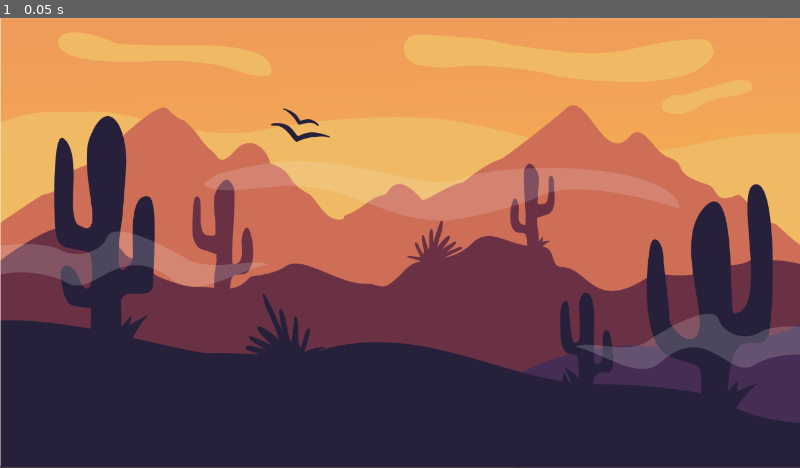
Above: before the commit, frame 1.
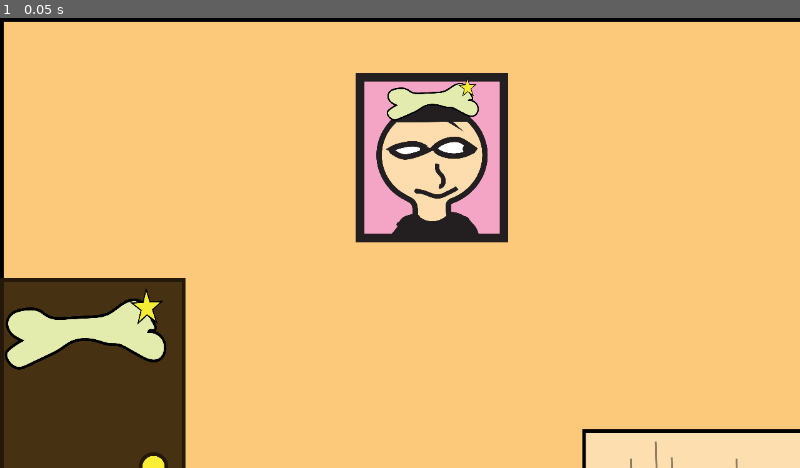
Above: after the commit, the same moment.

Repository: waterbird0/Art386_Project3
Game: Godot game, scene res://scenes/BackgroundTemp.tscn
Same seed, same stepped clock (60 frames per second), same inputs: the game is played once before the commit and once after it. This scene is started directly instead of the project's main scene.
Inputs:
- Up to frame 1 (0.05 s): no input

The runs differ from the first frame. In frame 1, 90% of the frame differs, in the area x 0-100%, y 0-100%.

Commit message:
Hopefully this works
pls work

Diff:
--- a/Counter.tscn
+++ b/Counter.tscn
@@ -1,10 +1,9 @@
 [gd_scene format=3 uid="uid://dyhs8bjurrcsd"]
 
 [ext_resource type="Script" uid="uid://bwkown4d1rfyq" path="res://Scripts/detectCustomer.gd" id="1_jw0do"]
-[ext_resource type="Texture2D" uid="uid://igpkl3bwd2ml" path="res://icon.svg" id="2_3jo6w"]
 
 [sub_resource type="RectangleShape2D" id="RectangleShape2D_5a7xg"]
-size = Vector2(342, 174)
+size = Vector2(146, 174)
 
 [node name="Node2D" type="Node2D" unique_id=1670913522]
 
@@ -12,13 +11,12 @@
 script = ExtResource("1_jw0do")
 
 [node name="CollisionShape2D" type="CollisionShape2D" parent="Area2D" unique_id=1352937087]
-position = Vector2(78, -2)
+position = Vector2(176, -2)
 shape = SubResource("RectangleShape2D_5a7xg")
 
 [node name="Sprite2D" type="Sprite2D" parent="." unique_id=758881223]
 z_index = -3
 position = Vector2(77, 1)
-scale = Vector2(3.0078125, 1)
-texture = ExtResource("2_3jo6w")
+scale = Vector2(2, 2)
 
 [connection signal="body_entered" from="Area2D" to="Area2D" method="_on_body_entered"]
--- a/Money.tscn
+++ b/Money.tscn
@@ -1,7 +1,7 @@
 [gd_scene format=3 uid="uid://rwgd7dm2nwix"]
 
 [ext_resource type="Script" uid="uid://dknwycdommyqv" path="res://Scripts/money_label.gd" id="1_81rn2"]
-[ext_resource type="Texture2D" uid="uid://c4pvu5absh77c" path="res://COIN.png" id="1_v6pdl"]
+[ext_resource type="Texture2D" uid="uid://c4pvu5absh77c" path="res://assets/COIN.png" id="1_v6pdl"]
 
 [node name="Money" type="Control" unique_id=796147337]
 layout_mode = 3
--- a/Scripts/GameManager.gd
+++ b/Scripts/GameManager.gd
@@ -5,7 +5,7 @@
 
 func add_money(amount: int):
 	money += amount
-	print("Money:", money)
+	print("$", money)
 
 
 
--- a/Scripts/detectCustomer.gd
+++ b/Scripts/detectCustomer.gd
@@ -1,6 +1,35 @@
 extends Area2D
+@onready var inventory = get_tree().get_first_node_in_group("inventory")
+@onready var inventory_ui = get_tree().get_first_node_in_group("inventory_ui")
+var have_bought = false
+func _on_body_entered(body):
+		if body.is_in_group("customer"):
+			var will_buy = randi_range(0,7)
 
-func _on_body_entered(body):
-	if body.is_in_group("customer"):
-		GameManager.add_money(10)
-		print(GameManager.money)
+
+			if will_buy == 0:
+				inventory.remove_item("Throwing Rock", "Rock", "this is rock", 10, 1)
+				have_bought=true
+				_on_body_entered(body)
+				have_bought=true
+			elif will_buy == 1:
+				inventory.remove_item("Shiny Rock", "Rock", "this is rock", 10, 1)
+				have_bought=true
+				_on_body_entered(body)
+				have_bought=true
+			elif will_buy == 2:
+				inventory.remove_item("Cool Rock", "Rock", "this is rock", 10, 1)
+				have_bought=true
+				_on_body_entered(body)
+				have_bought=true
+			elif will_buy == 3:
+				inventory.remove_item("Berry", "Rock", "this is berry", 10, 1)
+				have_bought=true
+				_on_body_entered(body)
+
+			elif will_buy >= 4 && have_bought == true:
+				print("I'm Done")
+				return
+			elif will_buy >= 4:
+				print("Customer: I'm not buying anything!")
+			return
--- a/Scripts/spawn_customer.gd
+++ b/Scripts/spawn_customer.gd
@@ -1,19 +1,26 @@
 extends Node2D
 
-@onready var customer_scene = preload("res://customer.tscn")
+@onready var customer_scene = preload("res://scenes/customer.tscn")
 @onready var customer_container = get_parent().get_node("Customer Temp") # a Node2D to hold all customers
+var customer_count = randi() % 10 + 10
+var customers_today = 0
 func _ready() -> void:
 	$Timer.one_shot = true
 	start_timer_random()
 
 func start_timer_random():
-	$Timer.wait_time = randf_range(3, 6)
+	$Timer.wait_time = randf_range(5, 10)
 	$Timer.start()
 
 func _on_timer_timeout() -> void:
-	var cus = customer_scene.instantiate()
-	cus.position = position
-	customer_container.add_child(cus)
-	cus.get_node("AnimationPlayer").play("progress")
-
-	start_timer_random()
+	print("Customers coming today: " + str(customer_count))
+	print("Customers that have come today: " + str(customers_today))
+	if customers_today < customer_count:
+		var cus = customer_scene.instantiate()
+		cus.position = position
+		customer_container.add_child(cus)
+		cus.get_node("AnimationPlayer").play("progress")
+		customers_today += 1
+		start_timer_random()
+	else:
+		$Timer.stop()
--- a/scenes/BackgroundTemp.tscn
+++ b/scenes/BackgroundTemp.tscn
@@ -1,6 +1,6 @@
 [gd_scene format=3 uid="uid://dh6wrwnnf8ywe"]
 
-[ext_resource type="Texture2D" uid="uid://c18p6oivp15e5" path="res://assets/CozyDesert/CozyDesert.png" id="1_vmwkq"]
+[ext_resource type="Texture2D" uid="uid://867e7qm340gd" path="res://art/BACKGROUND.png" id="1_ywdfb"]
 
 [node name="Node2D" type="Node2D" unique_id=1608760585]
 
@@ -11,6 +11,6 @@
 
 [node name="CozyDesert" type="Sprite2D" parent="." unique_id=268962338]
 z_index = -3684
-scale = Vector2(0.6704841, 0.66604996)
-texture = ExtResource("1_vmwkq")
+scale = Vector2(0.23560926, 0.23464426)
+texture = ExtResource("1_ywdfb")
 centered = false
--- a/scenes/customer.tscn
+++ b/scenes/customer.tscn
@@ -1,12 +1,12 @@
 [gd_scene format=3 uid="uid://c0nex2jes41uy"]
 
-[ext_resource type="Texture2D" uid="uid://ddtnuop4l3hvt" path="res://assets/blue-square-image-3.png" id="2_f7asb"]
+[ext_resource type="Texture2D" uid="uid://bv4xy1ieagiuj" path="res://art/Characters/JohnnyJungle.png" id="1_ktfjk"]
 
 [sub_resource type="Curve2D" id="Curve2D_7tiyv"]
 _data = {
-"points": PackedVector2Array(0, 0, 0, 0, -339, 7, 0, 0, 0, 0, 408, 11, 0, 0, 0, 0, 655, 251, 0, 0, 0, 0, 284, 447, 0, 0, 0, 0, -174, 430, 0, 0, 0, 0, -339, 7)
+"points": PackedVector2Array(0, 0, 0, 0, -339, 7, 0, 0, 0, 0, -339, 7, 0, 0, 0, 0, 494, 4, 0, 0, 0, 0, 804, 810)
 }
-point_count = 6
+point_count = 4
 
 [sub_resource type="RectangleShape2D" id="RectangleShape2D_r8ta2"]
 size = Vector2(172, 171)
@@ -36,10 +36,10 @@
 tracks/0/interp = 1
 tracks/0/loop_wrap = true
 tracks/0/keys = {
-"times": PackedFloat32Array(0, 10),
-"transitions": PackedFloat32Array(1, 1),
+"times": PackedFloat32Array(0, 2, 4.07, 10),
+"transitions": PackedFloat32Array(1, 1, 1, 1),
 "update": 0,
-"values": [0.0, 2423.356]
+"values": [0.0, 691.6258, 691.63, 2423.356]
 }
 
 [sub_resource type="Animation" id="Animation_f7asb"]
@@ -69,16 +69,16 @@
 curve = SubResource("Curve2D_7tiyv")
 
 [node name="PathFollow2D" type="PathFollow2D" parent="Path2D" unique_id=66498758]
-position = Vector2(-339, 7)
-rotation = 0.0053547015
+position = Vector2(-339.14935, 7.000538)
 loop = false
 
 [node name="customer" type="CharacterBody2D" parent="Path2D/PathFollow2D" unique_id=897534651 groups=["customer"]]
 
 [node name="Sprite2D" type="Sprite2D" parent="Path2D/PathFollow2D/customer" unique_id=1259587455]
-texture = ExtResource("2_f7asb")
+scale = Vector2(0.15, 0.15)
+texture = ExtResource("1_ktfjk")
 region_enabled = true
-region_rect = Rect2(1120, 1288, 184, 184)
+region_rect = Rect2(0, 0, 1992, 3280)
 
 [node name="CollisionShape2D" type="CollisionShape2D" parent="Path2D/PathFollow2D/customer" unique_id=1559145805]
 position = Vector2(-1, -3.5)
--- /dev/null
+++ b/scenes/inventory_ui.tscn
@@ -0,0 +1,71 @@
+[gd_scene format=3 uid="uid://c6xfk1fin4nnf"]
+
+[ext_resource type="Script" uid="uid://qjsgpawvyh2t" path="res://inventory_ui.gd" id="1_tahbm"]
+[ext_resource type="Texture2D" uid="uid://dtd47wthwolj0" path="res://art/Items/throwingrock.png" id="2_ylkvr"]
+[ext_resource type="Texture2D" uid="uid://dp1q3bf0t4nwi" path="res://art/Items/shinyrock.png" id="3_mdwe3"]
+[ext_resource type="Texture2D" uid="uid://dyu1l3er1iq4n" path="res://art/Items/coolrock.png" id="4_iradw"]
+[ext_resource type="Texture2D" uid="uid://b7otmp3fklyne" path="res://art/Items/SharpBoneSpriteSheet.png" id="5_eifbp"]
+[ext_resource type="Texture2D" uid="uid://dh8uy60tobcma" path="res://art/Items/RegularBoneSpriteSheet.png" id="6_2lmnb"]
+[ext_resource type="Texture2D" uid="uid://4hdgsb7xdo00" path="res://art/Items/mushroom (1).png" id="7_eicjl"]
+[ext_resource type="Texture2D" uid="uid://bw18nn4cc6vng" path="res://art/Items/log.png" id="8_uwj4j"]
+[ext_resource type="Texture2D" uid="uid://dyqnyo4tbw4cd" path="res://art/Items/Berry1.png" id="9_1dxi5"]
+
+[node name="InventoryUI" type="CanvasLayer" unique_id=1340166223]
+script = ExtResource("1_tahbm")
+
+[node name="Panel" type="Panel" parent="." unique_id=230521673]
+offset_left = 50.0
+offset_top = 50.0
+offset_right = 350.0
+offset_bottom = 350.0
+
+[node name="Label" type="Label" parent="Panel" unique_id=990326810]
+layout_mode = 0
+offset_left = 20.0
+offset_top = 20.0
+offset_right = 60.0
+offset_bottom = 43.0
+
+[node name="Throwing Rock" type="Sprite2D" parent="Panel/Label" unique_id=625671222]
+position = Vector2(250, 65)
+scale = Vector2(0.05, 0.05)
+texture = ExtResource("2_ylkvr")
+
+[node name="Shiny Rock" type="Sprite2D" parent="Panel/Label" unique_id=1951381848]
+position = Vector2(250, 93)
+scale = Vector2(0.05, 0.05)
+texture = ExtResource("3_mdwe3")
+
+[node name="Cool Rock" type="Sprite2D" parent="Panel/Label" unique_id=530999622]
+position = Vector2(250, 122)
+scale = Vector2(0.025, 0.025)
+texture = ExtResource("4_iradw")
+
+[node name="Sharp Bone" type="Sprite2D" parent="Panel/Label" unique_id=1921845056]
+position = Vector2(250, 144)
+scale = Vector2(0.015, 0.015)
+texture = ExtResource("5_eifbp")
+region_enabled = true
+region_rect = Rect2(0, -8, 1720, 1856)
+
+[node name="Regular Bone" type="Sprite2D" parent="Panel/Label" unique_id=741711759]
+position = Vector2(250, 164)
+scale = Vector2(0.02, 0.02)
+texture = ExtResource("6_2lmnb")
+region_enabled = true
+region_rect = Rect2(0, 0, 1920, 838)
+
+[node name="Mushroom" type="Sprite2D" parent="Panel/Label" unique_id=762257831]
+position = Vector2(250, 190)
+scale = Vector2(0.04, 0.04)
+texture = ExtResource("7_eicjl")
+
+[node name="Log" type="Sprite2D" parent="Panel/Label" unique_id=1662990860]
+position = Vector2(250, 220)
+scale = Vector2(0.05, 0.05)
+texture = ExtResource("8_uwj4j")
+
+[node name="Berry" type="Sprite2D" parent="Panel/Label" unique_id=1590907173]
+position = Vector2(253, 250)
+scale = Vector2(0.02, 0.02)
+texture = ExtResource("9_1dxi5")
Binary file added: art/BACKGROUND.png
Not shown, added: art/BACKGROUND.png.import
Binary file added: art/Characters/JohnnyJungle.png
Not shown, added: art/Characters/JohnnyJungle.png.import
Binary file added: art/Items/Berry1.png
Not shown, added: art/Items/Berry1.png.import
Binary file added: art/Items/RegularBoneSpriteSheet.png
Not shown, added: art/Items/RegularBoneSpriteSheet.png.import
Binary file added: art/Items/SharpBoneSpriteSheet.png
Not shown, added: art/Items/SharpBoneSpriteSheet.png.import
Binary file added: art/Items/log.png
Not shown, added: art/Items/log.png.import
(and 6 more such lines)
